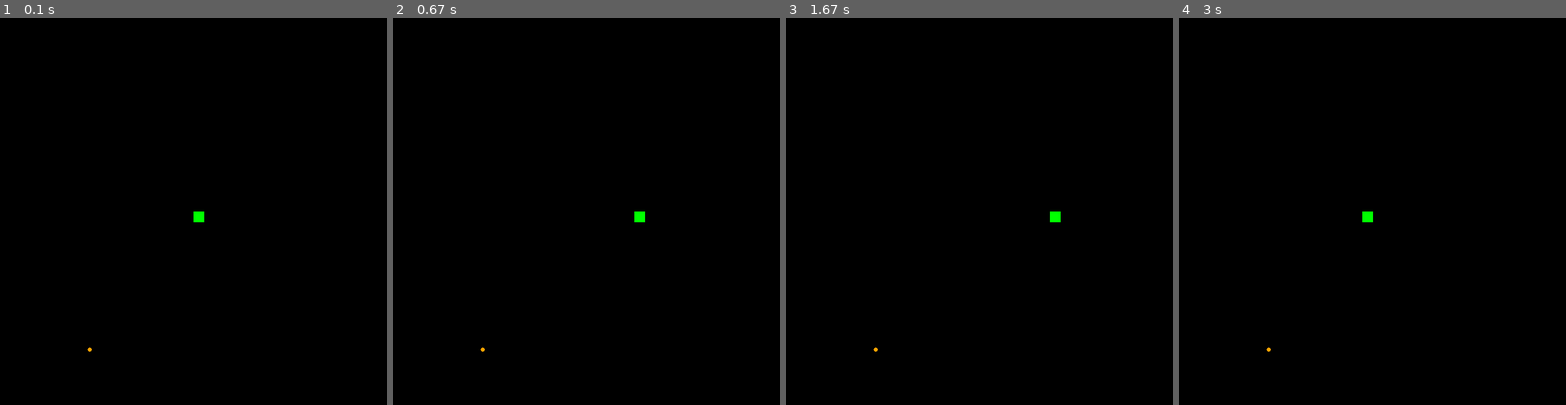
Above: before the commit, frames 1-4 (left to right).
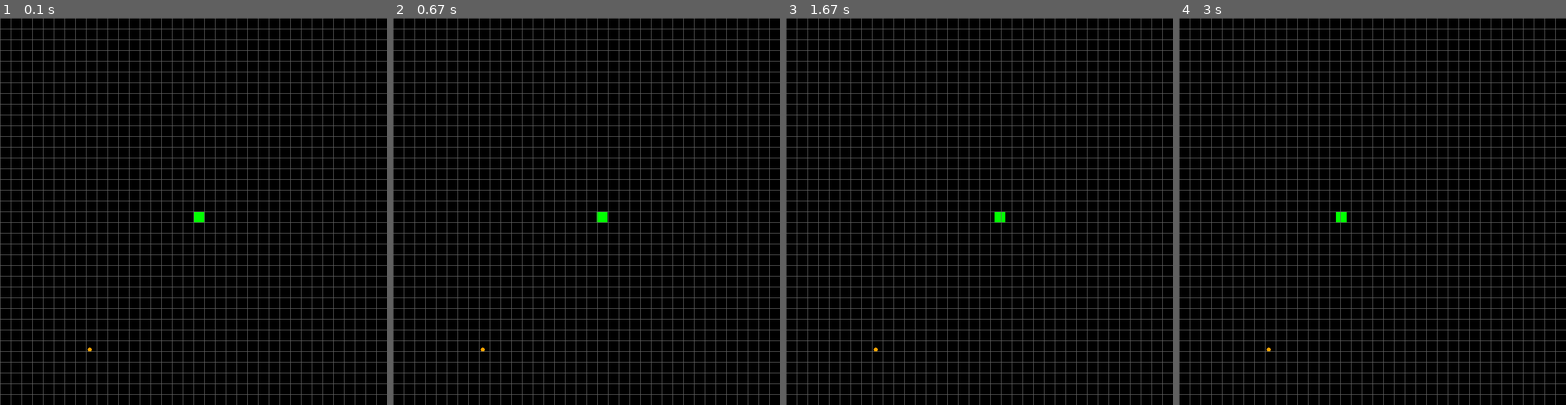
Above: after the commit, the same moments.

Repository: emmyan99/LearningPyGame
Game: pygame game, started from snake.py
Same seed, same stepped clock (60 frames per second), same inputs: the game is played once before the commit and once after it.
Inputs:
- Up to frame 1 (0.1 s): no input
- Up to frame 2 (0.67 s): hold D from 0.33 s (still down)
- Up to frame 3 (1.67 s): release D at 0.8 s
- Up to frame 4 (3 s): hold A 1.83-2.37 s

The runs differ from the first frame. In frame 1, 9.8% of the frame differs, in the area x 0-100%, y 0-100%; in frame 2, 9.9%; in frame 3, 9.9%; in frame 4, 9.9%.

Commit message:
lawless snake

Diff:
--- a/snake.py
+++ b/snake.py
@@ -1,5 +1,11 @@
 import pygame
 import random
+
+#TODO: FIX GRID LIKE SCREEN
+#TODO: INCREMENT SIZE OF SNAKE
+#TODO: FIX MOVEMENT OF LARGER SNAKE
+#TODO: COLLISION WITH SELF
+#TODO: FIX SNAKE AUTOMATIC MOVEMENT
 
 def main():
     # pygame setup
@@ -9,7 +15,7 @@
     clock = pygame.time.Clock()
     running = True
     dt = 0
-    score=0
+    score = 0
     screen.fill("black")
     snake = pygame.draw.rect(screen, "green", (360, 360, 20, 20), 0)
     food = pygame.draw.circle(screen, "orange", (random.randint(0,720), random.randint(0,720)), 4)
@@ -25,18 +31,21 @@
         food = pygame.draw.circle(screen, "orange", (food.centerx, food.centery), 4)
         snake = pygame.draw.rect(screen, "green", (snake.left, snake.top, snake.width, snake.height), 0)
 
+        #TODO FIX KEY PRIORITY
         keys = pygame.key.get_pressed()
         if keys[pygame.K_a]:
-            snake.move_ip(-dt * 300, 0)
+            snake.move_ip(-dt * 200, 0)
         elif keys[pygame.K_d]:
-            snake.move_ip(dt * 300, 0)
+            snake.move_ip(dt * 100, 0)
         elif keys[pygame.K_w]:
             snake.move_ip(0, -dt * 300)
         elif keys[pygame.K_s]:
             snake.move_ip(0, dt * 300)
 
-        edgeCollision(snake.left, snake.top, snake.width)
-        foodCollision(snake, food, score)
+        edgeCollision(snake.left, snake.right, snake.top, snake.bottom)
+        score, snake = foodCollision(snake, food, score, screen)
+        print(type(snake))
+        drawGrid(screen)
 
         # flip() the display to put your work on screen
         pygame.display.flip()
@@ -46,22 +55,37 @@
         # independent physics.
         dt = clock.tick(60) / 1000
 
+        #TODO FIX SCORE VIEW
+        # show current score in title
+        scoreMsg = "Current score: " + str(score)
+        pygame.display.set_caption(scoreMsg)
+
     pygame.quit()
 
-def edgeCollision(x, y, width):
-    if (x > 720-width) or (x < 0) or (y > 720-width) or (y < 0):
+def edgeCollision(left, right, top, bottom):
+    if (left < 0) or (top < 0) or (right > 720) or (bottom > 720):
         print("Collision with edge. Fail.")
         main()
 
-#TODO fix food spawn
-def foodCollision(snake, food, score):
+def foodCollision(snake, food, score, screen):
     if snake.colliderect(food):
-        food.move_ip(random.randint(0,100), random.randint(0,100))
+        foodSpawn(food)
+        snake = snakeGrowth(snake, screen)
         score += 100
+    return score, snake
 
+def foodSpawn(food):
+    food.move_ip(random.randint(-(food.centerx), 720-(food.centerx)), random.randint(-(food.centery), 720-(food.centery)))
 
+def snakeGrowth(snake, screen):
+    tail = pygame.draw.rect(screen, "green", ((snake.left-snake.width), (snake.top+snake.height), snake.width, snake.height), 0)
+    snake = snake.union(tail)
 
-
+def drawGrid(screen):
+    for i in range(0, 720, 20):
+        pygame.draw.line(screen, (100, 100, 100), (0, i), (720, i))
+        pygame.draw.line(screen, (100, 100, 100), (i, 0), (i, 720))
+    pygame.display.update()
 
 
 main()
